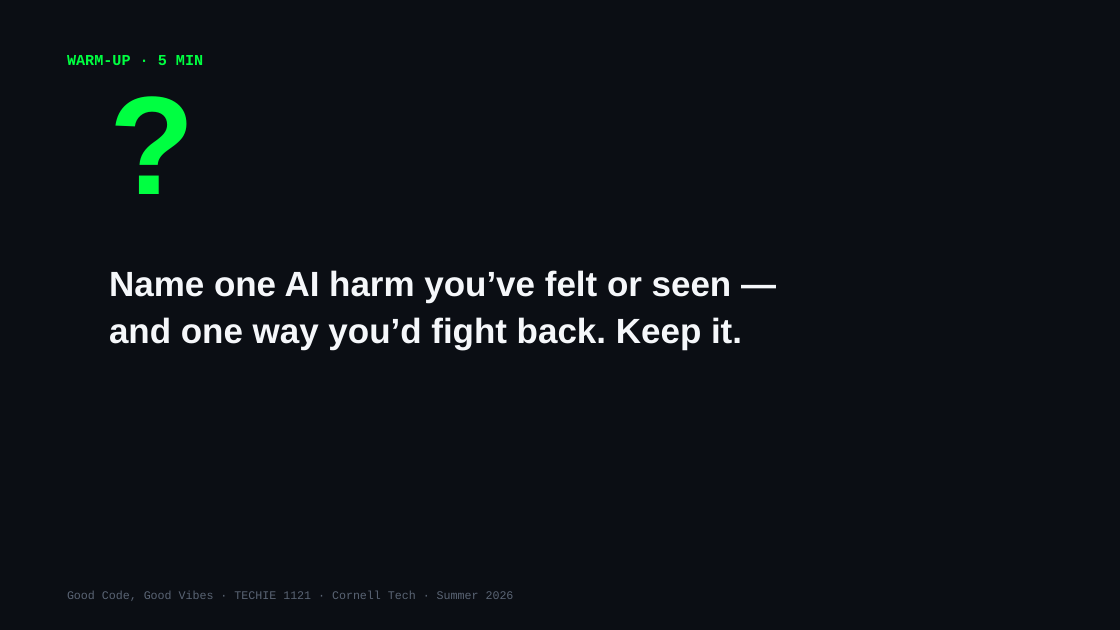
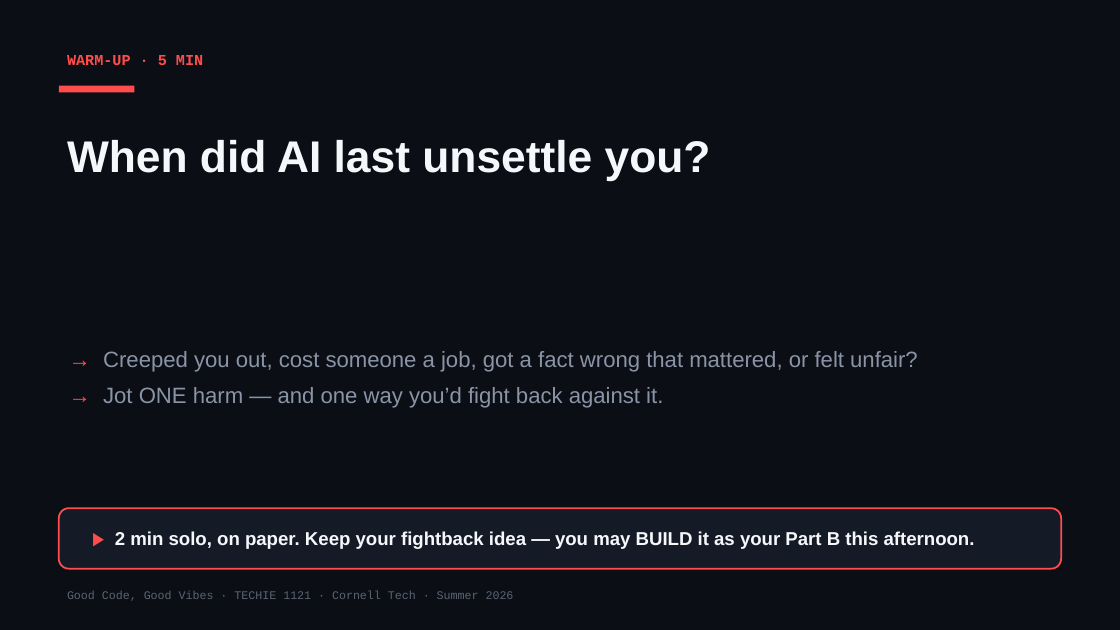
Before and after one commit to Cornell-Tech-Vibe-Coding-Summer-2026/website, a slide deck: slide 3 of slides/Week2-Wed-AI-Against-AI.pptx. Drawn at 1120x630 pixels with LibreOffice and Linux fonts; fonts in the diff are those of the drawing. Boxes give left, top, right and bottom in pixels: in the first picture for what was removed or moved away, otherwise in the second. Text is boxed around its words. In the diff, an @@ line names an element or a change of style, - is before the commit and + after.

```diff
--- a/slides/Week2-Wed-AI-Against-AI.pptx
+++ b/slides/Week2-Wed-AI-Against-AI.pptx
@@ text "WARM-UP · 5 MIN" at box(67, 55, 203, 65): text colour #00FF41 to #FF4D4D @@
@@ text removed at box(101, 50, 353, 218) @@
-?
@@ rectangle added at box(59, 86, 134, 92), fill #FF4D4D @@
@@ text added at box(67, 140, 711, 181), 38 pt, text #F5F7FA, bold @@
+When did AI last unsettle you?
@@ text at box(103, 351, 918, 408): text changed; size 30 to 19 pt; text colour #F5F7FA to #8A94A6; bold off @@
-Name one AI harm you’ve felt or seen —
-and one way you’d fight back. Keep it.
+→ Creeped you out, cost someone a job, got a fact wrong that mattered, or felt unfair?
+→ Jot ONE harm — and one way you’d fight back against it.
@@ rounded rectangle added at box(59, 508, 1061, 569), fill #151B26, outline #FF4D4D 1.5 pt @@
@@ text added at box(115, 531, 975, 549), 16 pt, text #F5F7FA, bold @@
+▶ 2 min solo, on paper. Keep your fightback idea — you may BUILD it as your Part B this afternoon.
```
Also in this commit, not shown: 12 other slides changed, 2 other files.
